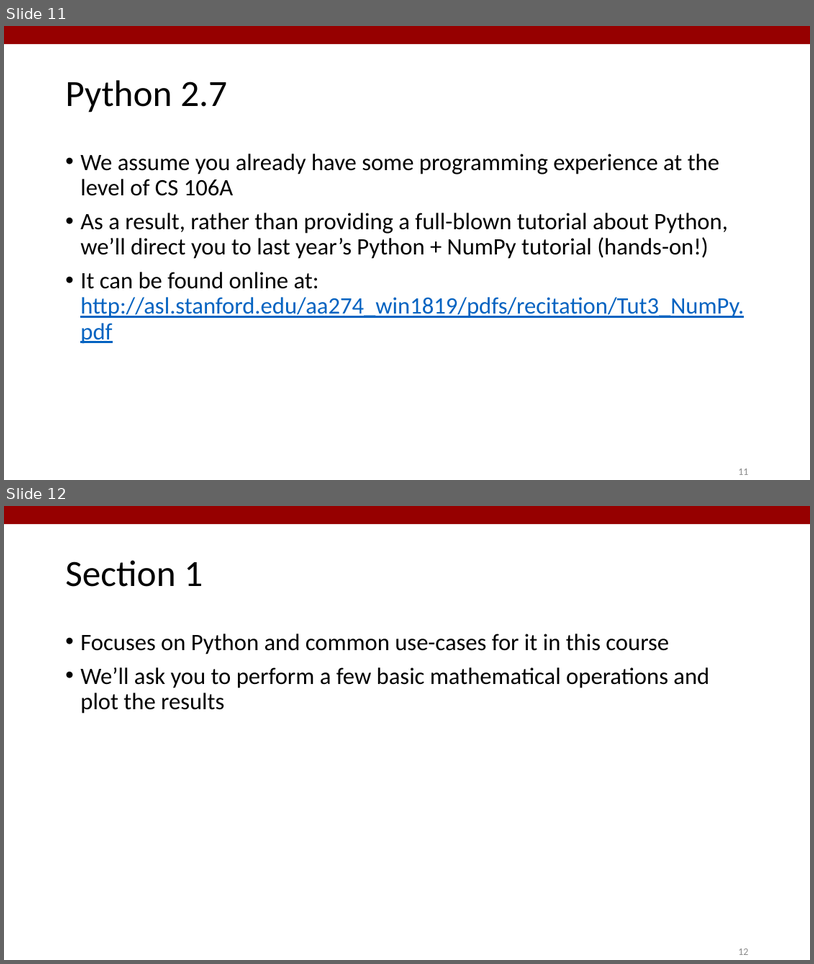
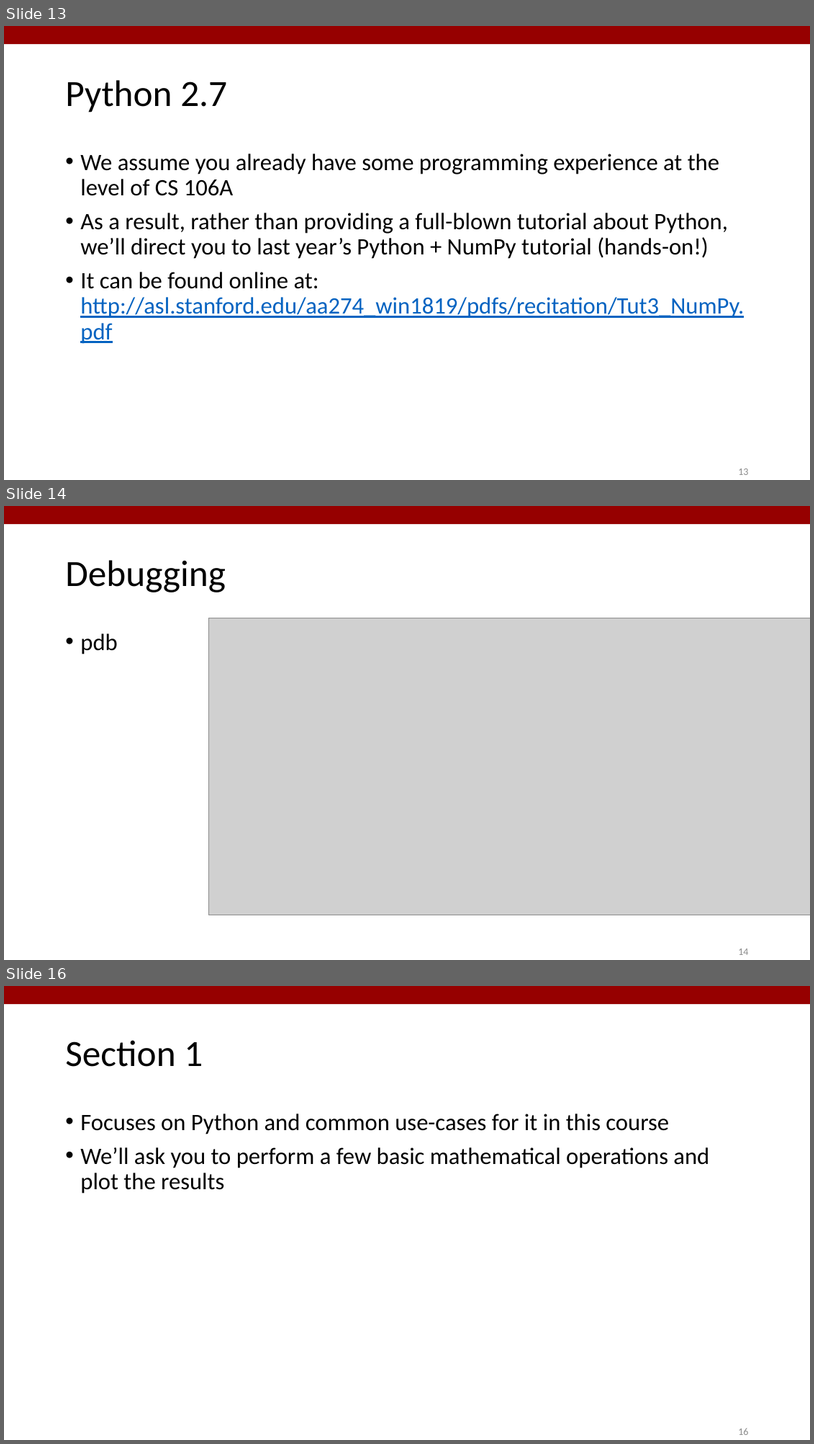
Before and after one commit to StanfordASL/AA274_SECTION, a slide deck: s1/slides/s1.pptx. Shown one above the other, each under a label of ours: slides 11 and 12 before the commit, slides 13, 14 and 16 after it; the slides between them are not shown. The pictures are 814x964 and 814x1444 pixels, drawn with LibreOffice and Linux fonts; fonts in the diff are those of the drawing; grey boxes stand for pictures. Boxes give left, top, right and bottom in pixels: in the first picture for what was removed or moved away, otherwise in the second. Text is boxed around its words. In the diff, an @@ line names an element or a change of style, - is before the commit and + after.

```diff
--- a/s1/slides/s1.pptx
+++ b/s1/slides/s1.pptx
@@ slide 14 added at box(4, 506, 810, 960), background #FFFFFF; not listed: 1 template element that a slide beside it also shows @@
@@ title added at box(65, 560, 226, 592), 44 pt, text #000000 @@
+Debugging
@@ text added at box(80, 633, 117, 654), 28 pt, text #000000 @@
+• pdb
@@ picture added at box(209, 618, 810, 915) @@
@@ page number added at box(738, 948, 748, 955), 12 pt, text #8C8C8C @@
+14
@@ what was slide 11 is now slide 13 @@
@@ page number at box(738, 468, 748, 475): text changed @@
-11
+13
@@ what was slide 12 is now slide 16 @@
@@ page number at box(738, 1428, 748, 1435): text changed @@
-12
+16
```
Also in this commit, not shown: 3 slides changed, 3 other slides added, 13 other files.
